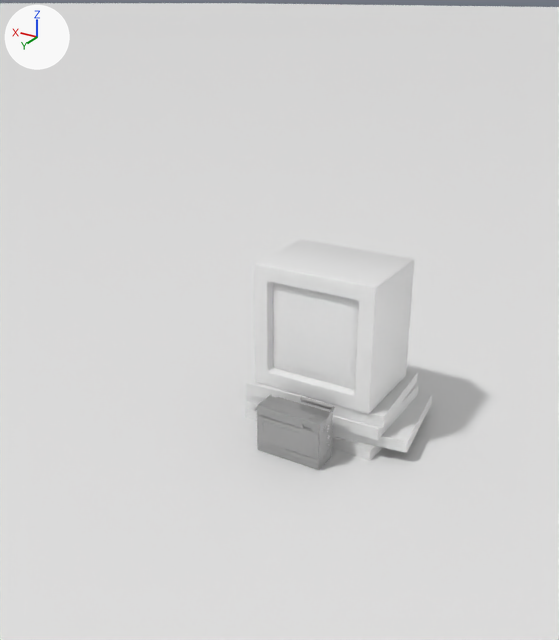
Before and after pictures for a commit that changed the glTF model public/scenes/vhs/EntryScene.glb.
One viewpoint serves both versions: a 50 mm lens placed at (-1.67, 2.93, 2.19), pointed at (-0.04, 0.2, 0.83). Arrows for +X, +Y and +Z are at upper left; the lights stay in place. The older version comes first. Where no turn or scale is listed for an object, it has been applied to the vertices.

Objects in the first picture: 'CRTTV', 'CRTTVScreen', 'Floor', 'Pile', 'VHSPlayer', 'VHSPlayer_Tray' and 1 more.
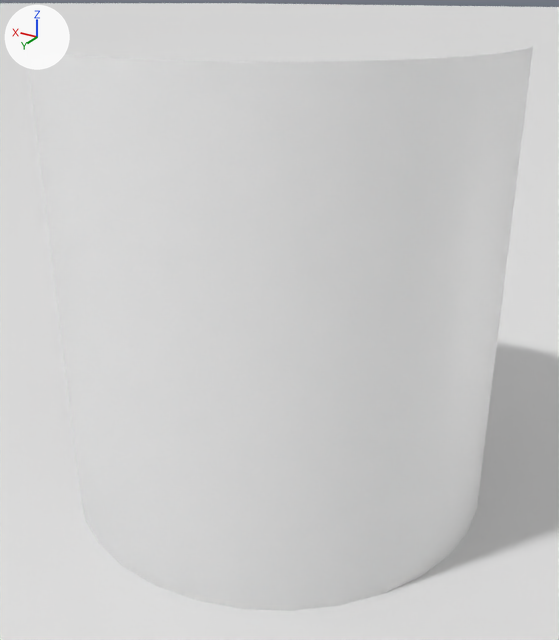
Not visible in the pictures: 'Circle.005'.

Boxes [x1, y1, x2, y2] around the edits, measured in the pictures (559 x 640 px):
'FreeRegion', added
    after: [26, 28, 533, 611]
'Floor', unchanged, covered by the edit
    both: [0, 3, 559, 640]
'CRTTV', unchanged, covered by the edit
    before: [253, 239, 414, 414]
'CRTTVScreen', unchanged, covered by the edit
    before: [273, 283, 359, 390]
'Pile', unchanged, covered by the edit
    before: [245, 370, 432, 461]

What the commit changed:
Mesh me_cylinder_001 is new.
It is a 32-sided cylinder along z spanning x -0.96..0.96, y -0.96..0.96, z 0.0..2.0.
Object 'Circle.005' (ob_circle_005) is deleted.
Object 'FreeRegion' (ob_freeregion) is new; it shows me_cylinder_001.
Its location is (0.0, 0.146, 0.0).
